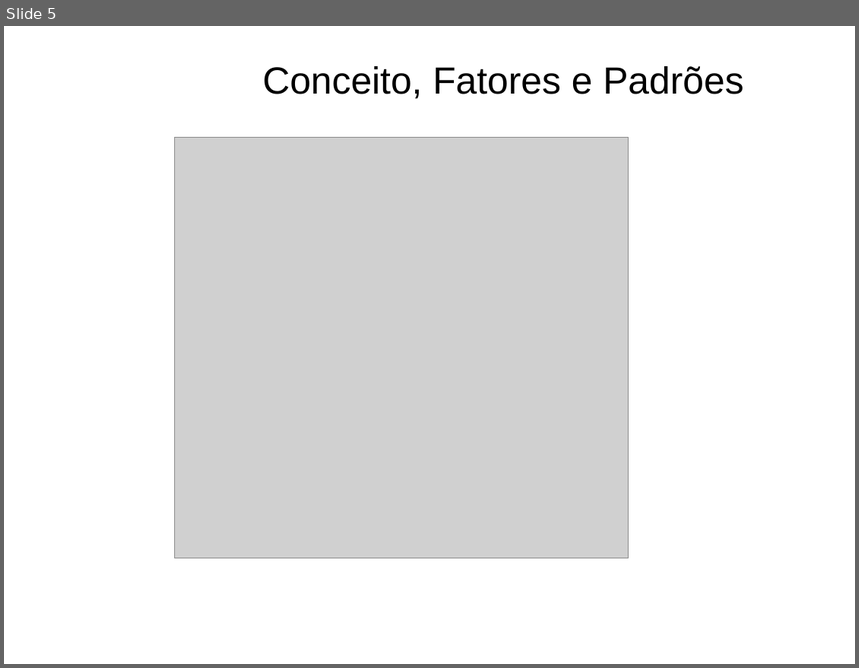
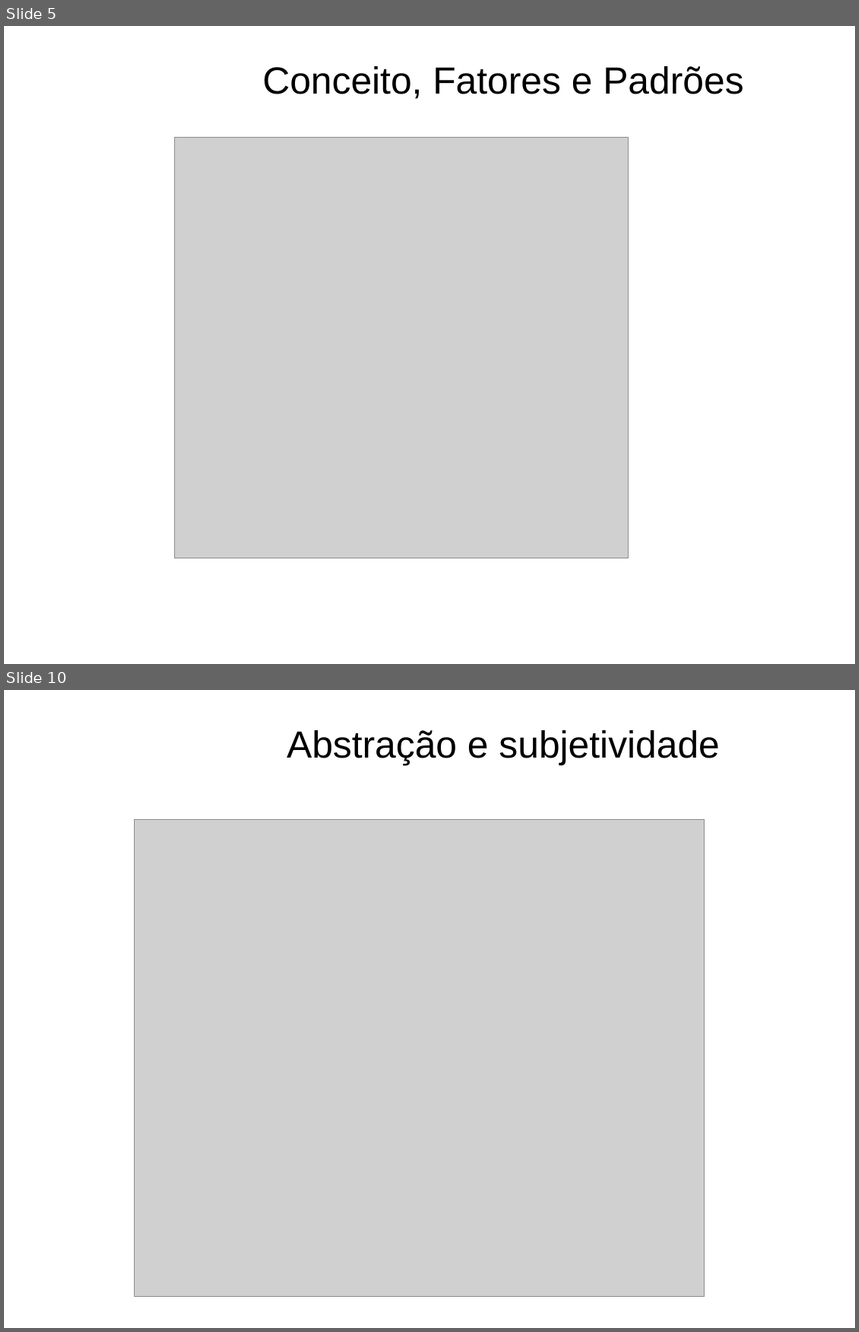
Before and after one commit to geltoncruz/-Testes-de-Software, a slide deck: ppt/01. Introdução a Qualidade de software.ppt. Shown one above the other, each under a label of ours: slide 5 before the commit, slides 5 and 10 after it; the slides between them are not shown. The pictures are 859x668 and 859x1332 pixels, drawn with LibreOffice and Linux fonts; fonts in the diff are those of the drawing; grey boxes stand for pictures; background and template pictures are left out. Boxes give left, top, right and bottom in pixels: in the first picture for what was removed or moved away, otherwise in the second. Text is boxed around its words. In the diff, an @@ line names an element or a change of style, - is before the commit and + after.

```diff
--- a/ppt/01. Introdução a Qualidade de software.ppt
+++ b/ppt/01. Introdução a Qualidade de software.ppt
@@ slide 10 added at (x1=4, y1=690, x2=855, y2=1328), background picture (left out) @@
@@ title added at (x1=287, y1=730, x2=719, y2=765), 32 pt, text #000000 @@
+Abstração e subjetividade
@@ picture added at (x1=134, y1=819, x2=704, y2=1297) @@
```
Also in this commit, not shown: 20 other slides added, 1 slide removed, 2 other files.
